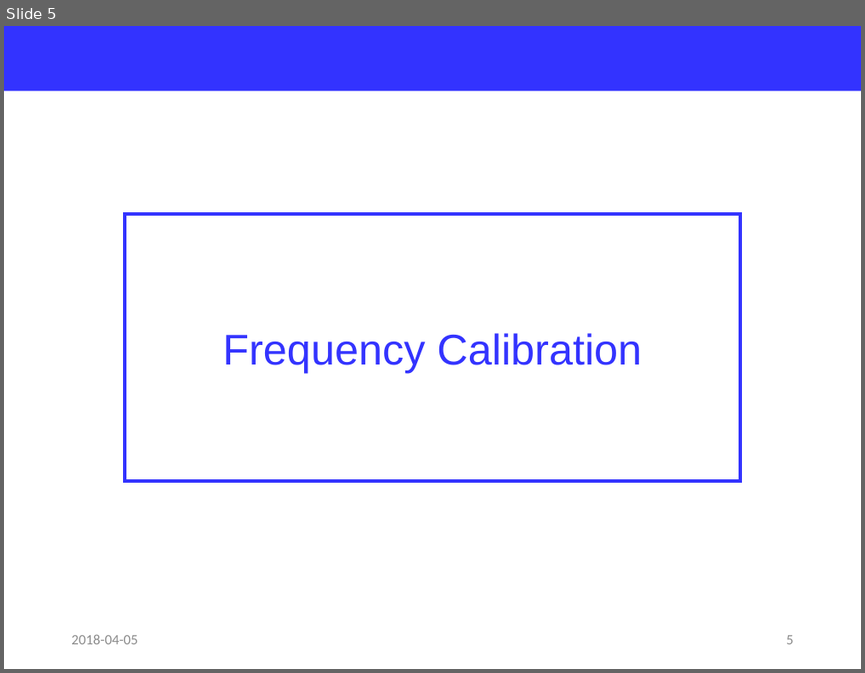
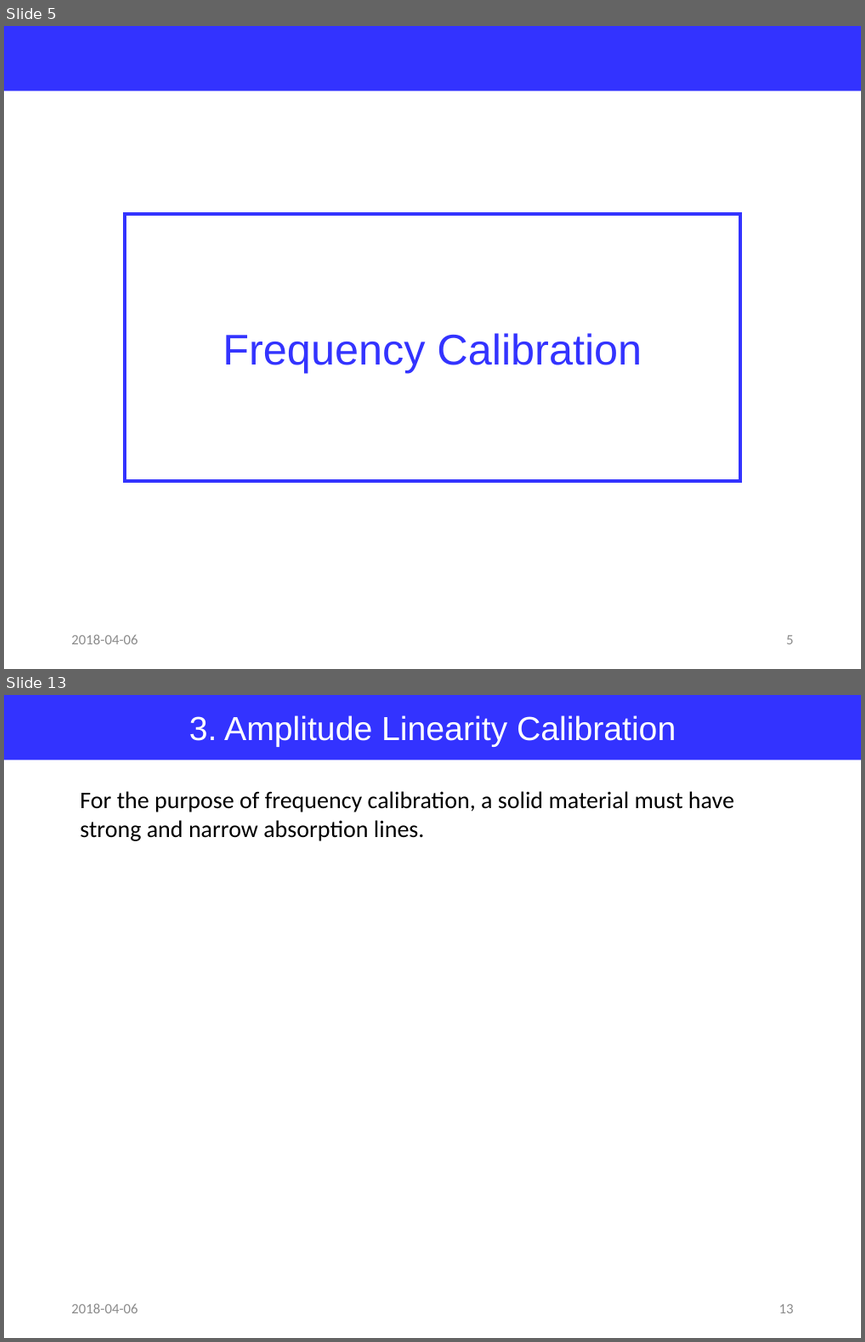
Before and after one commit to jglee96/NBTP_Lab, a slide deck: Terahertz Metrology/Ch6/Terahertz Metrology_Ch6.pptx. Shown one above the other, each under a label of ours: slide 5 before the commit, slides 5 and 13 after it; the slides between them are not shown. The pictures are 865x673 and 865x1342 pixels, drawn with LibreOffice and Linux fonts; fonts in the diff are those of the drawing. Boxes give left, top, right and bottom in pixels: in the first picture for what was removed or moved away, otherwise in the second. Text is boxed around its words. In the diff, an @@ line names an element or a change of style, - is before the commit and + after.

```diff
--- a/Terahertz Metrology/Ch6/Terahertz Metrology_Ch6.pptx
+++ b/Terahertz Metrology/Ch6/Terahertz Metrology_Ch6.pptx
@@ slide 13 added at (4, 695, 861, 1338), background #FFFFFF @@
@@ rectangle added at (4, 695, 861, 760), fill #3333FF, 28 pt, text #FFFFFF @@
+3. Amplitude Linearity Calibration
@@ text added at (80, 791, 734, 841), 20 pt, text #000000 @@
+For the purpose of frequency calibration, a solid material must have strong and narrow absorption lines.
@@ text added at (71, 1303, 137, 1313), 12 pt, text #8C8C8C @@
+2018-04-06
@@ page number added at (779, 1304, 794, 1313), 12 pt, text #8C8C8C @@
+13
@@ slide 5 changed as well @@
@@ text at (71, 634, 137, 644): text changed @@
-2018-04-05
+2018-04-06
```
Also in this commit, not shown: 5 other slides changed, 9 other slides added, 1 slide removed, 11 other files.
